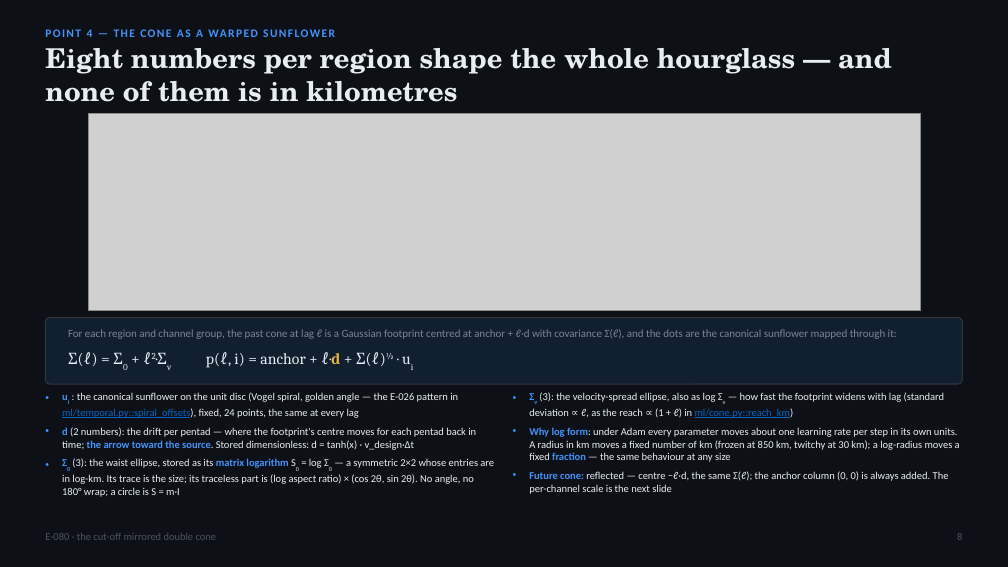
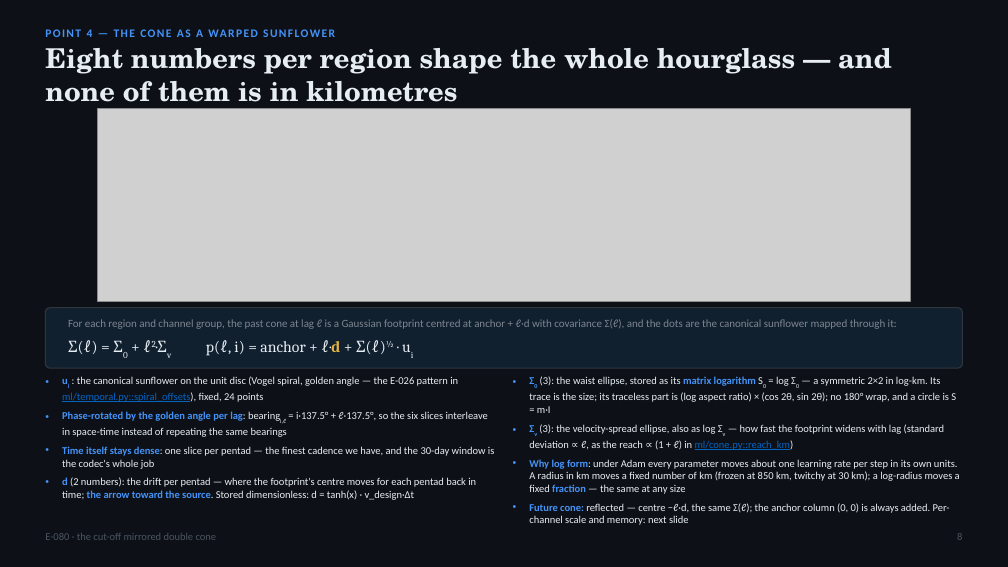
Before and after one commit to blauewelt/earth, a slide deck: slide 8 of ml/plans/E080_hourglass_cone_deck.pptx. Drawn at 1008x567 pixels with LibreOffice and Linux fonts; fonts in the diff are those of the drawing; grey boxes stand for pictures. Boxes give left, top, right and bottom in pixels: in the first picture for what was removed or moved away, otherwise in the second. Text is boxed around its words. In the diff, an @@ line names an element or a change of style, - is before the commit and + after.

```diff
--- a/ml/plans/E080_hourglass_cone_deck.pptx
+++ b/ml/plans/E080_hourglass_cone_deck.pptx
@@ picture: place and size @@
-picture at [88,113,920,311]
+picture at [98,109,910,302]
@@ rounded rectangle: place and size @@
-rounded rectangle at [45,318,963,384]
+rounded rectangle at [45,308,963,368]
@@ rounded rectangle at [45,308,963,368]: proportions changed @@
@@ text "For each region and channel ...": place and size @@
-text "For each region and channel ..." at [68,329,897,339]
+text "For each region and channel ..." at [68,319,897,329]
@@ text "Σ(ℓ) = Σ0 + ℓ2·Σv ...": place and size @@
-text "Σ(ℓ) = Σ0 + ℓ2·Σv ..." at [68,352,394,368]
+text "Σ(ℓ) = Σ0 + ℓ2·Σv ..." at [68,340,394,356]
@@ text "ui : the canonical sunflower ...": place and size @@
-text "ui : the canonical sunflower ..." at [62,392,494,497]
+text "ui : the canonical sunflower ..." at [62,376,494,500]
@@ text at [62,376,494,469]: text changed @@
-• ui : the canonical sunflower on the unit disc (Vogel spiral, golden angle — the E-026 pattern in ml/temporal.py::spiral_offsets), fixed, 24 points, the same at every lag
+• ui : the canonical sunflower on the unit disc (Vogel spiral, golden angle — the E-026 pattern in ml/temporal.py::spiral_offsets), fixed, 24 points
+• Phase-rotated by the golden angle per lag: bearingi,ℓ = i·137.5° + ℓ·137.5°, so the six slices interleave in space-time instead of repeating the same bearings
+• Time itself stays dense: one slice per pentad — the finest cadence we have, and the 30-day window is the codec's whole job
@@ text "Σ0 (3): the waist ellipse, ...": place and size @@
-text "Σ0 (3): the waist ellipse, ..." at [529,392,960,494]
+text "Σ0 (3): the waist ellipse, ..." at [529,376,960,523]
@@ text at [529,376,956,413]: paragraph added @@
+• Σ0 (3): the waist ellipse, stored as its matrix logarithm S0 = log Σ0 — a symmetric 2×2 in log-km. Its trace is the size; its traceless part is (log aspect ratio) × (cos 2θ, sin 2θ); no 180° wrap, and a circle is S = m·I
@@ text at [62,458,494,497]: paragraph removed @@
-• Σ0 (3): the waist ellipse, stored as its matrix logarithm S0 = log Σ0 — a symmetric 2×2 whose entries are in log-km. Its trace is the size; its traceless part is (log aspect ratio) × (cos 2θ, sin 2θ). No angle, no 180° wrap; a circle is S = m·I
@@ text at [529,459,960,523]: text changed @@
-• Why log form: under Adam every parameter moves about one learning rate per step in its own units. A radius in km moves a fixed number of km (frozen at 850 km, twitchy at 30 km); a log-radius moves a fixed fraction — the same behaviour at any size
-• Future cone: reflected — centre −ℓ·d, the same Σ(ℓ); the anchor column (0, 0) is always added. The per-channel scale is the next slide
+• Why log form: under Adam every parameter moves about one learning rate per step in its own units. A radius in km moves a fixed number of km (frozen at 850 km, twitchy at 30 km); a log-radius moves a fixed fraction — the same at any size
+• Future cone: reflected — centre −ℓ·d, the same Σ(ℓ); the anchor column (0, 0) is always added. Per-channel scale and memory: next slide
```
Also in this commit, not shown: 6 other slides changed, 17 other files.
